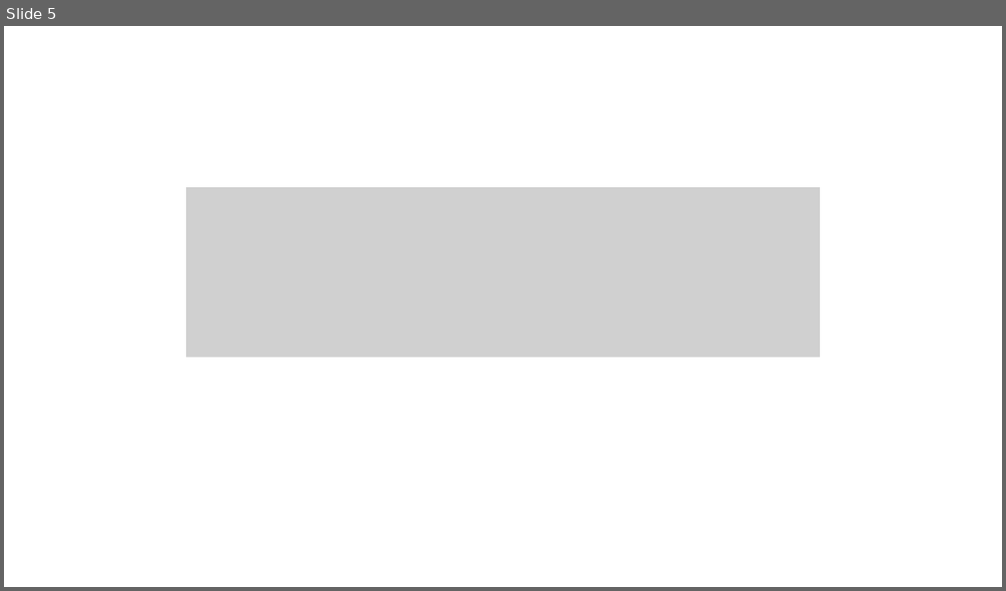
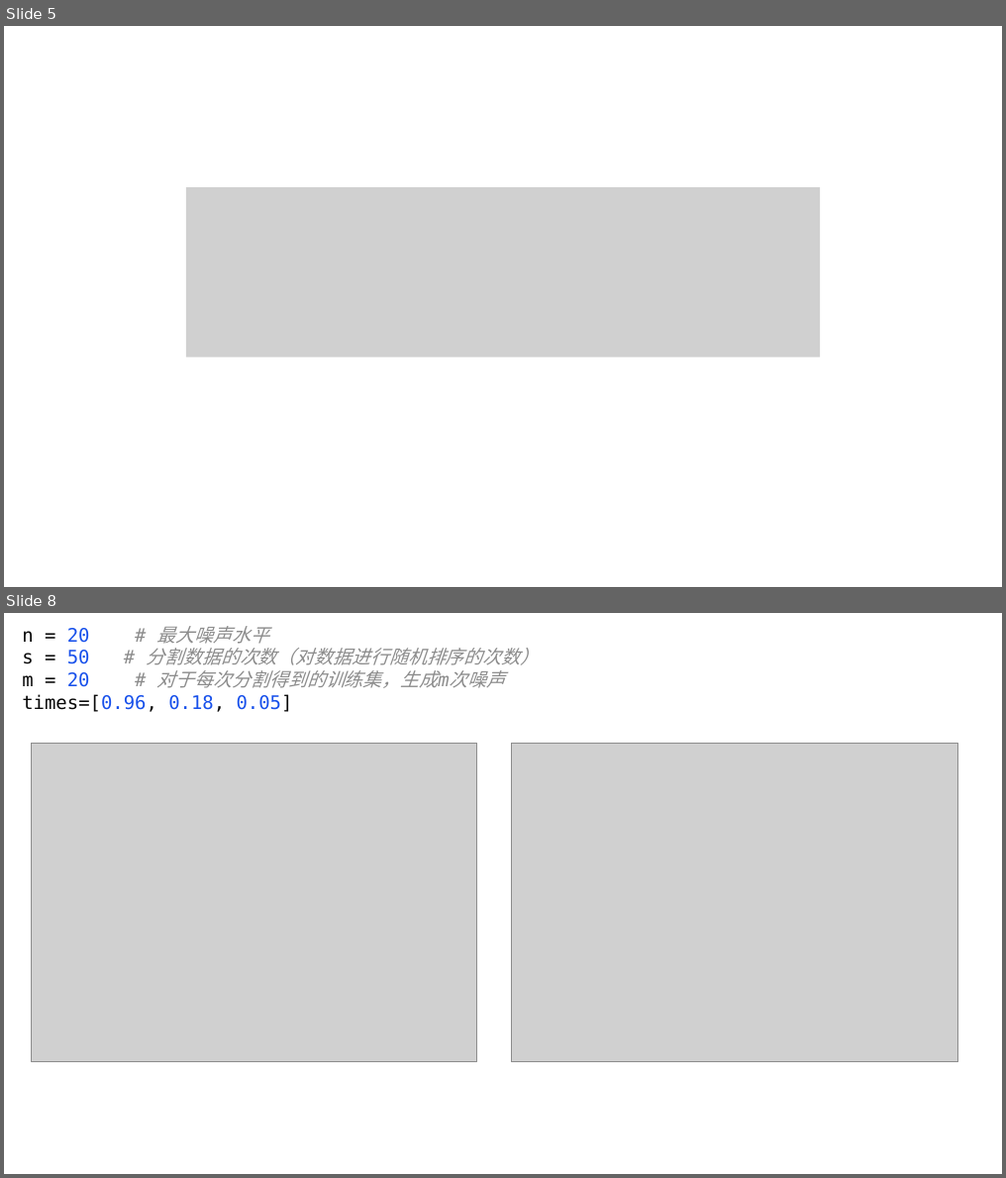
Before and after one commit to lucking666/sys, a slide deck: sycode/emLiu.pptx. Shown one above the other, each under a label of ours: slide 5 before the commit, slides 5 and 8 after it; the slides between them are not shown. The pictures are 1006x591 and 1006x1178 pixels, drawn with LibreOffice and Linux fonts; fonts in the diff are those of the drawing; grey boxes stand for pictures. Boxes give left, top, right and bottom in pixels: in the first picture for what was removed or moved away, otherwise in the second. Text is boxed around its words. In the diff, an @@ line names an element or a change of style, - is before the commit and + after.

```diff
--- a/sycode/emLiu.pptx
+++ b/sycode/emLiu.pptx
@@ slide 8 added at [4,613,1002,1174], background #FFFFFF @@
@@ text added at [22,626,540,712], 18 pt, text #8C8C8C, italic @@
+n = 20 # 最大噪声水平
+s = 50 # 分割数据的次数（对数据进行随机排序的次数）
+m = 20 # 对于每次分割得到的训练集，生成m次噪声
+times=[0.96, 0.18, 0.05]
@@ picture added at [31,744,477,1062] @@
@@ picture added at [512,744,958,1062] @@
```
Also in this commit, not shown: 3 other slides added, 2 slides removed, 20 other files.
